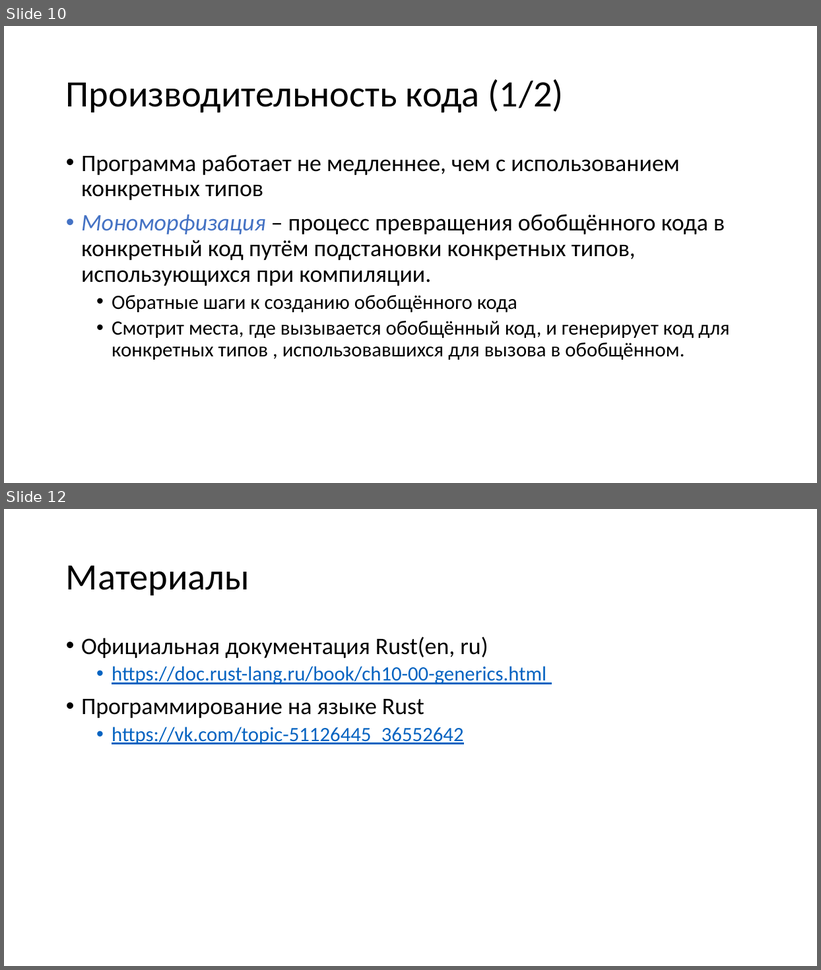
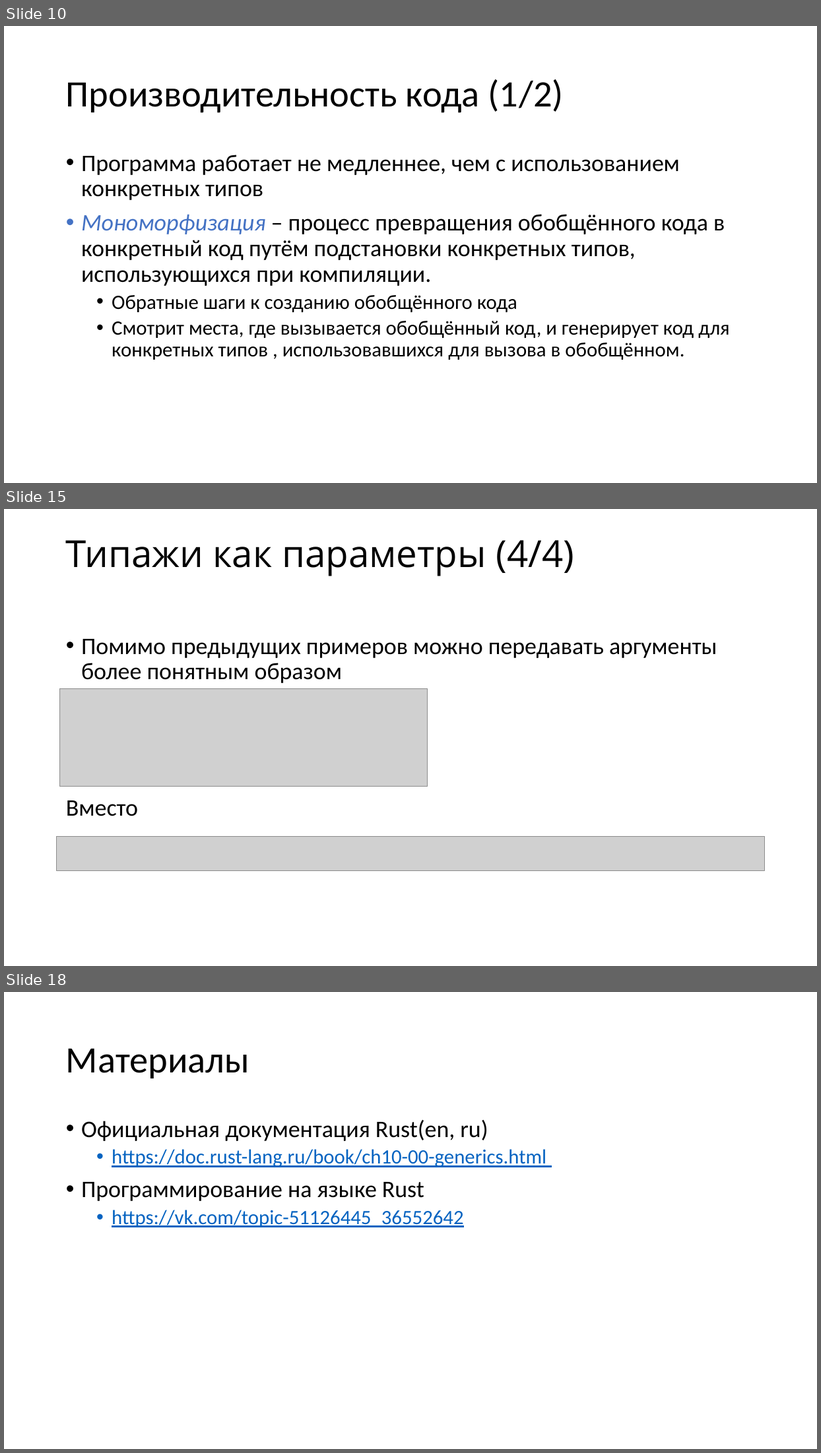
Before and after one commit to Katalien/New-programming-languages, a slide deck: reports/07_general_types/general_types.pptx. Shown one above the other, each under a label of ours: slides 10 and 12 before the commit, slides 10, 15 and 18 after it; the slides between them are not shown. The pictures are 821x970 and 821x1453 pixels, drawn with LibreOffice and Linux fonts; fonts in the diff are those of the drawing; grey boxes stand for pictures. Boxes give left, top, right and bottom in pixels: in the first picture for what was removed or moved away, otherwise in the second. Text is boxed around its words. In the diff, an @@ line names an element or a change of style, - is before the commit and + after.

```diff
--- a/reports/07_general_types/general_types.pptx
+++ b/reports/07_general_types/general_types.pptx
@@ slide 15 added at bbox=[4, 509, 817, 966], background #FFFFFF @@
@@ title added at bbox=[66, 540, 575, 576], 44 pt, text #000000 @@
+Типажи как параметры (4/4)
@@ text added at bbox=[66, 639, 717, 817], 28 pt, text #000000 @@
+• Помимо предыдущих примеров можно передавать аргументы более понятным образом
+Вместо
@@ picture added at bbox=[60, 689, 428, 787] @@
@@ picture added at bbox=[56, 836, 765, 871] @@
@@ what was slide 12 is now slide 18 @@
```
Also in this commit, not shown: 2 slides changed, 5 other slides added, 4 other files.
